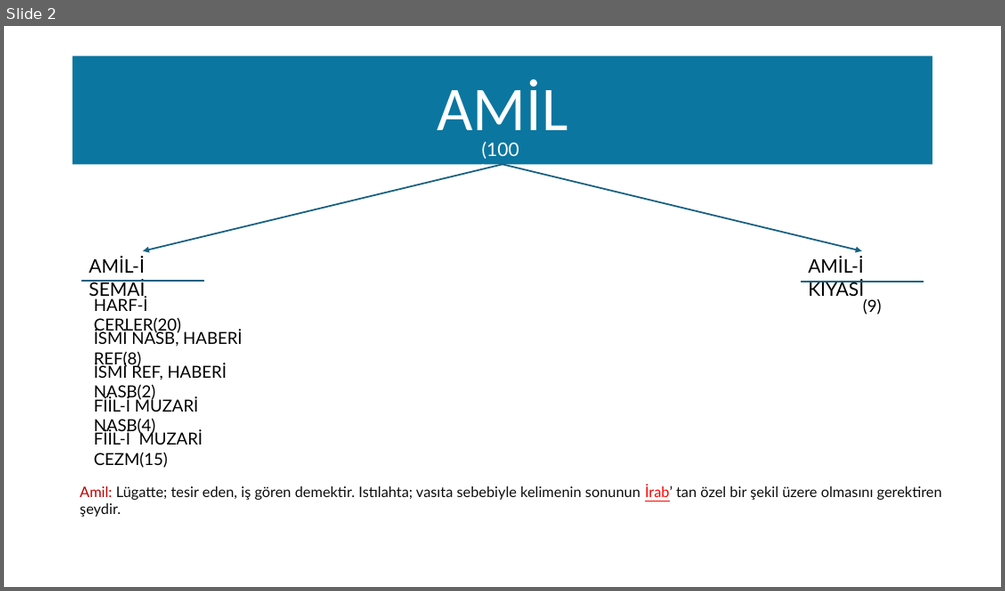
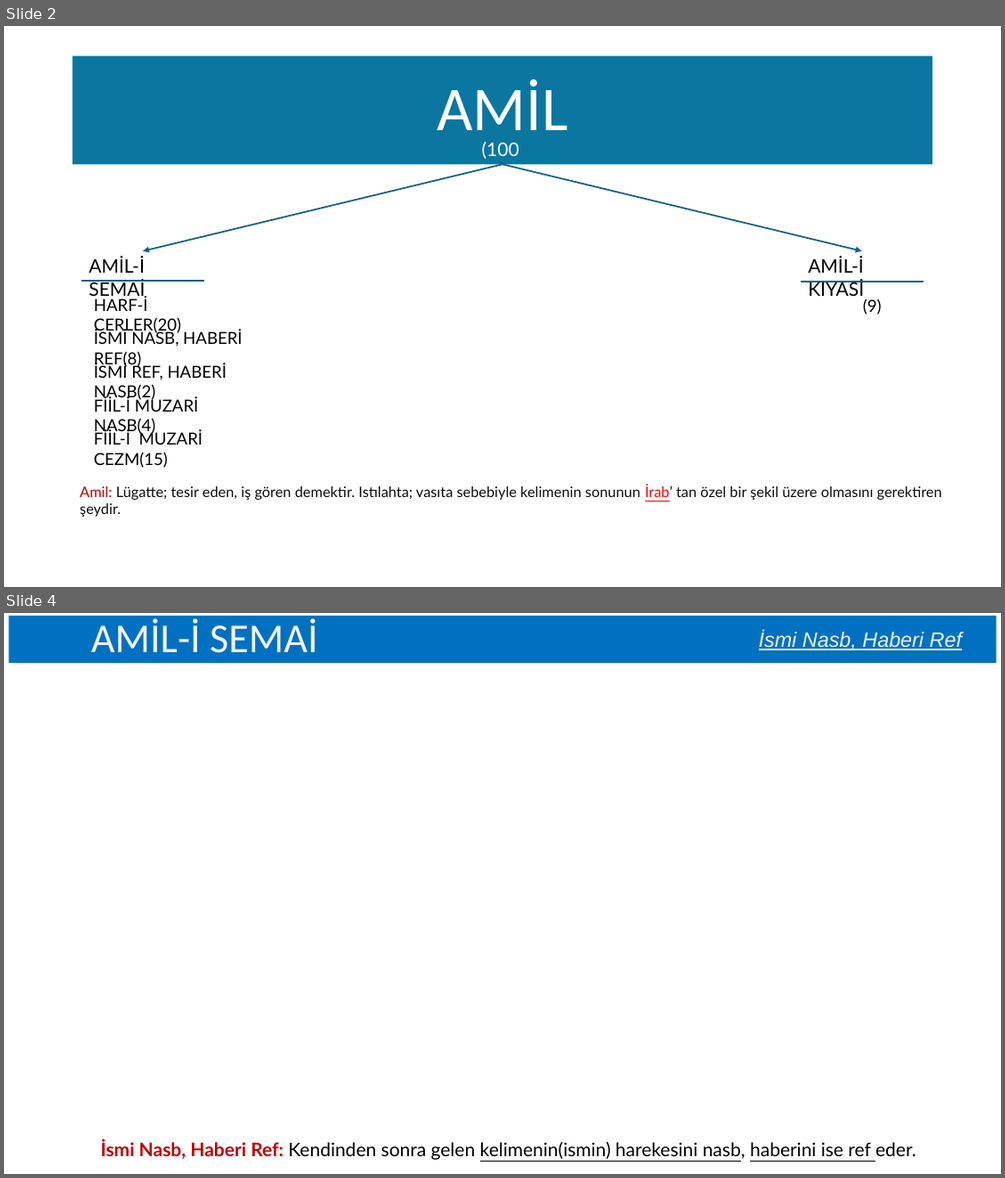
Before and after one commit to krmn-brc/islam, a slide deck: Nahiv/Avamil/Amil.pptx. Shown one above the other, each under a label of ours: slide 2 before the commit, slides 2 and 4 after it; the slides between them are not shown. The pictures are 1005x591 and 1005x1178 pixels, drawn with LibreOffice and Linux fonts; fonts in the diff are those of the drawing. Boxes give left, top, right and bottom in pixels: in the first picture for what was removed or moved away, otherwise in the second. Text is boxed around its words. In the diff, an @@ line names an element or a change of style, - is before the commit and + after.

```diff
--- a/Nahiv/Avamil/Amil.pptx
+++ b/Nahiv/Avamil/Amil.pptx
@@ slide 4 added at bbox=[4, 613, 1001, 1174], background #FFFFFF @@
@@ title added at bbox=[8, 616, 995, 662], fill #0070C0, 39.6 pt, text #F2F2F2 @@
+AMİL-İ SEMAİ
@@ text added at bbox=[759, 630, 962, 650], 20 pt, text #F2F2F2, italic, underline @@
+İsmi Nasb, Haberi Ref
@@ text added at bbox=[101, 1139, 916, 1159], 18 pt, text #000000 @@
+İsmi Nasb, Haberi Ref: Kendinden sonra gelen kelimenin(ismin) harekesini nasb, haberini ise ref eder.
```
Also in this commit, not shown: 1 slide changed, 1 other slide added.
